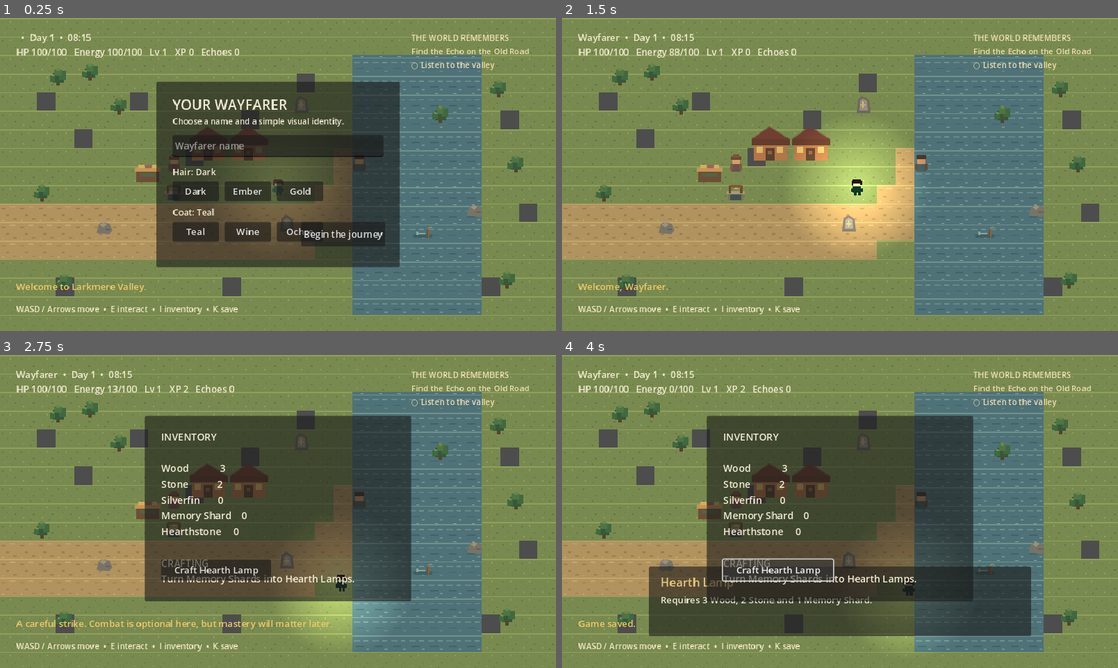
Above: before the commit, frames 1-4 (two rows, left to right).
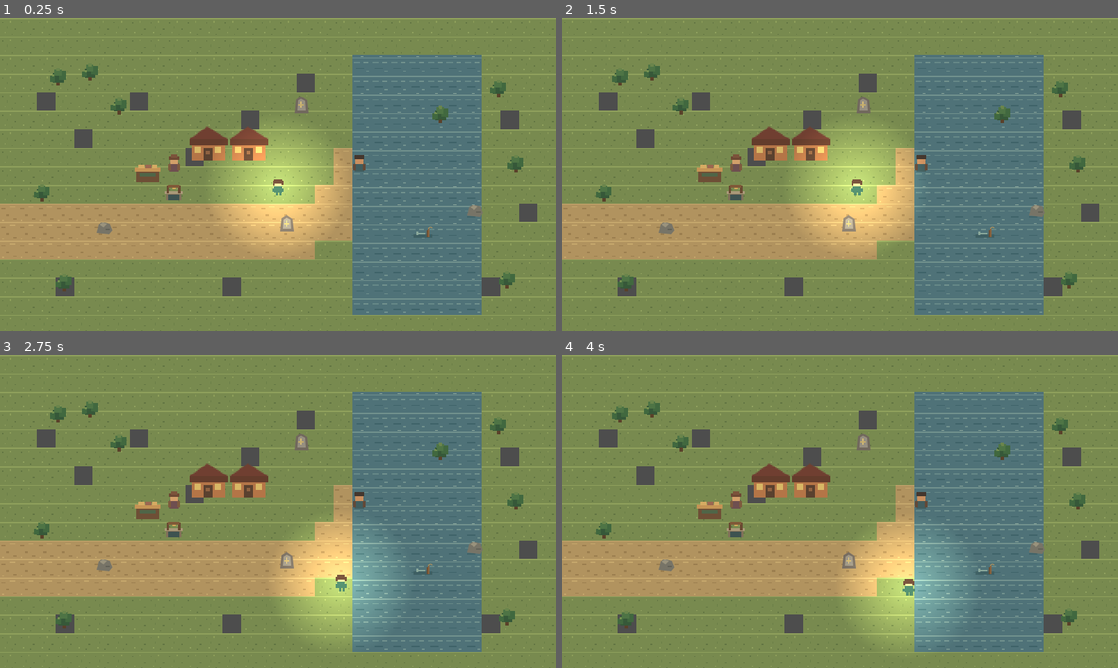
Above: after the commit, the same moments.

Repository: jordan-thirkle/pixel-rpg
Game: Godot game, scene res://scenes/main.tscn
Same seed, same stepped clock (60 frames per second), same inputs: the game is played once before the commit and once after it.
Inputs (mouse positions are in pixels of both pictures, inside the frame that each line leads up to):
- Up to frame 1 (0.25 s): no input
- Up to frame 2 (1.5 s): click (906, 233) at 0.5 s, where only the run before the commit has a clickable "Begin the journey"; tap Enter at 1.25 s; hold D from 1.28 s (still down); tap E at 1.35 s
- Up to frame 3 (2.75 s): tap Space at 1.52, 2.27 s; release D at 2.03 s; hold S from 2.03 s (still down); tap I at 2.1 s
- Up to frame 4 (4 s): release S at 2.78 s; hold D 2.78-3.5 s; tap K at 2.85 s; click (778, 570) at 3.5 s, where only the run before the commit has a clickable "Craft Hearth Lamp"

The runs differ from the first frame. In frame 1, 27% of the frame differs, in the area x 2-96%, y 5-95%; in frame 2, 1.6%; in frame 3, 30%; in frame 4, 40%, in the area x 2-96%, y 4-95%.
Error after the commit: Parse Error: Identifier "panel_style" not declared in the current scope. (res://scripts/ui.gd:106)

Commit message:
Production art pass: world dressing, VFX, UI and save polish

Diff:
--- a/game/scripts/ui.gd
+++ b/game/scripts/ui.gd
@@ -36,6 +36,22 @@
 	return l
 
 func _build_ui() -> void:
+	var panel_style := StyleBoxFlat.new()
+	panel_style.bg_color = Color("#272b2a", 0.94)
+	panel_style.border_color = Color("#9b845f", 0.8)
+	panel_style.set_border_width_all(2)
+	panel_style.corner_radius_top_left = 6
+	panel_style.corner_radius_top_right = 6
+	panel_style.corner_radius_bottom_left = 6
+	panel_style.corner_radius_bottom_right = 6
+	var button_style := StyleBoxFlat.new()
+	button_style.bg_color = Color("#3e5148")
+	button_style.border_color = Color("#bda56e")
+	button_style.set_border_width_all(1)
+	button_style.corner_radius_top_left = 4
+	button_style.corner_radius_top_right = 4
+	button_style.corner_radius_bottom_left = 4
+	button_style.corner_radius_bottom_right = 4
 	prompt_label = _label("", Vector2(28,492), 14)
 	prompt_label.add_theme_color_override("font_color", Color("#f4e8c5"))
 	toast_label = _label("", Vector2(28,452), 16)
@@ -45,6 +61,7 @@
 	quest_label.add_theme_color_override("font_color", Color("#f1dfb2"))
 
 	dialog_panel = Panel.new()
+	dialog_panel.add_theme_stylebox_override("panel", panel_style)
 	dialog_panel.position = Vector2(150,365)
 	dialog_panel.size = Vector2(660,120)
 	dialog_panel.visible = false
@@ -63,6 +80,7 @@
 	dialog_panel.add_child(dialog_text)
 
 	inventory_panel = Panel.new()
+	inventory_panel.add_theme_stylebox_override("panel", panel_style)
 	inventory_panel.position = Vector2(250,105)
 	inventory_panel.size = Vector2(460,320)
 	inventory_panel.visible = false
@@ -74,6 +92,7 @@
 	inventory_text.add_theme_color_override("font_color",Color("#f3ead2"))
 	inventory_panel.add_child(inventory_text)
 	craft_button = Button.new()
+	craft_button.add_theme_stylebox_override("normal", button_style)
 	craft_button.text = "Craft Hearth Lamp"
 	craft_button.position = Vector2(28,248)
 	craft_button.size = Vector2(190,36)
@@ -84,6 +103,7 @@
 
 func _build_character_creator() -> void:
 	creation_panel = Panel.new()
+	creation_panel.add_theme_stylebox_override("panel", panel_style)
 	creation_panel.position = Vector2(270,110)
 	creation_panel.size = Vector2(420,320)
 	add_child(creation_panel)
@@ -103,6 +123,7 @@
 	_add_choice_button("Wine", Vector2(118,242), func(): _choose_coat("wine"))
 	_add_choice_button("Ochre", Vector2(208,242), func(): _choose_coat("ochre"))
 	var begin := Button.new()
+	begin.add_theme_stylebox_override("normal", button_style)
 	begin.text = "Begin the journey"
 	begin.position = Vector2(250,242)
 	begin.size = Vector2(142,42)
@@ -120,6 +141,7 @@
 
 func _add_choice_button(text: String, pos: Vector2, callback: Callable) -> void:
 	var b := Button.new()
+	b.add_theme_stylebox_override("normal", button_style)
 	b.text = text
 	b.position = pos
 	b.size = Vector2(80,34)
